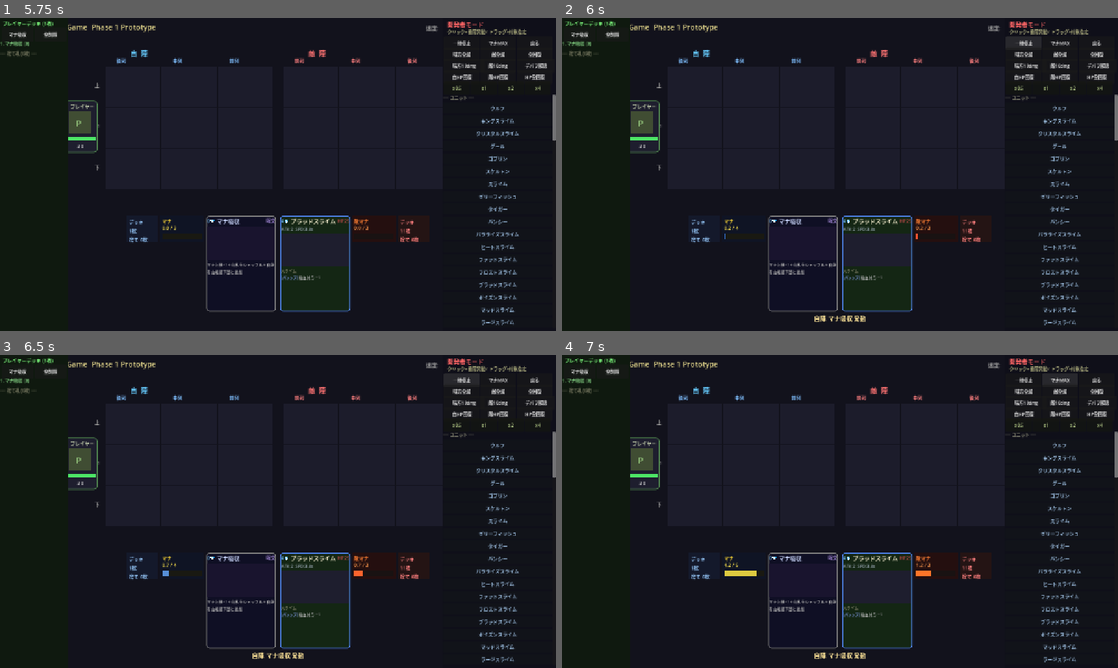
Above: before the commit, frames 1-4 (two rows, left to right).
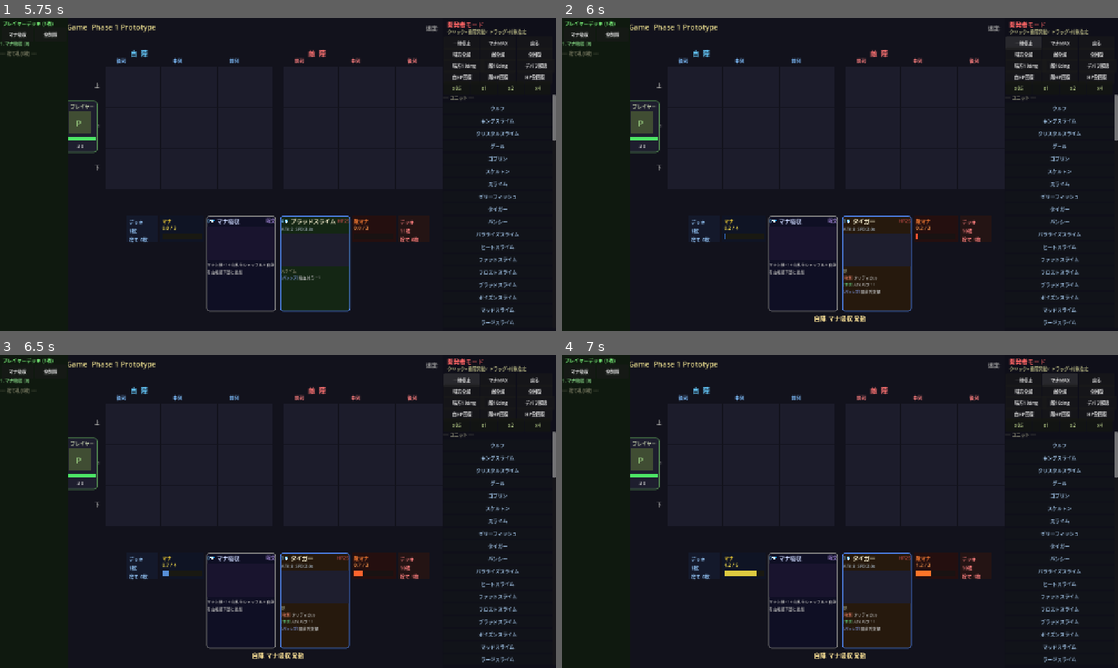
Above: after the commit, the same moments.

Repository: kazumak334-create/dungeon-board-game
Game: Godot game, scene res://scenes/Title.tscn
Two runs of this game, one before a commit and one after it. Both use one fixed random seed, a clock stepped at 60 frames per second and the inputs below.
Inputs:
- Up to frame 1 (5.75 s): click "出 発" at 0.5 s; click "← 戻る" at 1.25 s; click "開発者モード" at 2 s; click "x1" at 2.75 s; click "x2" at 3.5 s; click "x4" at 4.25 s; click "⏸" at 5 s
- Up to frame 2 (6 s): click "一時停止" at 5.75 s
- Up to frame 3 (6.5 s): no input
- Up to frame 4 (7 s): click "マナMAX" at 6.5 s

Frame 1 is identical in both runs. In frame 2, 0.5% of the frame differs, in the area x 50-75%, y 63-94%; in frame 3, 0.5%; in frame 4, 0.5%.

Commit message:
fix: 敵AIマナ上限超過スタック修正+初期デッキ配置を行ばらけ
- EnemyAI: コスト>マナ上限のカードをスキップ（捨て札へ）
- PlacementLogic: 同名ユニットの行をラウンドロビン（上段→中段→下段）で分散配置
- テスト修正（デフォルトrow期待値変更）

Co-Authored-By: Claude Opus 4.6 (1M context) <noreply@anthropic.com>

Diff:
--- a/scripts/EnemyAI.gd
+++ b/scripts/EnemyAI.gd
@@ -123,6 +123,12 @@
 
 	if next_card == null:
 		return
+	# マナ上限超過チェック：コスト > マナ上限 → スキップ（捨て札へ）
+	if next_card.cost > int(MANA_MAX) and next_card.cost != -1:
+		enemy_deck.remove_at(0)
+		enemy_discard.append(next_card)
+		_pick_next_card()
+		return
 	if mana < next_card.cost:
 		return  # マナが足りるまで先頭で待機
 
--- a/scripts/PlacementLogic.gd
+++ b/scripts/PlacementLogic.gd
@@ -159,19 +159,21 @@
 # 新データ構造: {side, row, col, fallback_same_col}
 static func generate_default_config(deck: Array) -> Array:
 	var config: Array = []
+	var name_row_counter: Dictionary = {}  # カード名→次の行番号（0,1,2をラウンドロビン）
 	for entry in deck:
 		var card_name: String = entry.get("name", "") if entry is Dictionary else str(entry)
 
 		if CardDB.UNITS.has(card_name):
-			# ユニット: assigned_colからデフォルト列、行は0（上段）から順に埋める
 			var assigned_col: int = entry.get("col", 1) if entry is Dictionary else 1
-			# player側: col0=後列, col1=中列, col2=前列
 			var col: int = clampi(assigned_col, 0, 2)
+			# 同名カードは行をばらけさせる（上段→中段→下段→上段...）
+			var row_idx: int = name_row_counter.get(card_name, 0)
+			name_row_counter[card_name] = (row_idx + 1) % 3
 			config.append({
 				"side": 0,
-				"row": -1,   # -1 = 空きマス優先（自動配置）
+				"row": row_idx,
 				"col": col,
-				"fallback_same_col": true,  # 指定セル埋まり時に同列他行へ
+				"fallback_same_col": true,
 			})
 		elif CardDB.SPELLS.has(card_name):
 			var d = CardDB.SPELLS[card_name]
--- a/scripts/TestRunner.gd
+++ b/scripts/TestRunner.gd
@@ -420,7 +420,7 @@
 	_assert_eq(config.size(), 3, "config数=デッキ枚数")
 	_assert_eq(config[0]["side"], 0, "スライム: 自陣")
 	_assert_eq(config[0]["col"], 1, "スライムcol1→中列")
-	_assert_eq(config[0]["row"], -1, "ユニットデフォルト→空きマス優先")
+	_assert_eq(config[0]["row"], 0, "ユニットデフォルト→上段(ラウンドロビン)")
 	_assert_eq(config[0]["fallback_same_col"], true, "デフォルトfallback=true")
 	_assert_eq(config[1]["col"], 0, "ゴブリンcol0→後列")
 	_assert_eq(config[2]["col"], -1, "呪文→列おまかせ")
